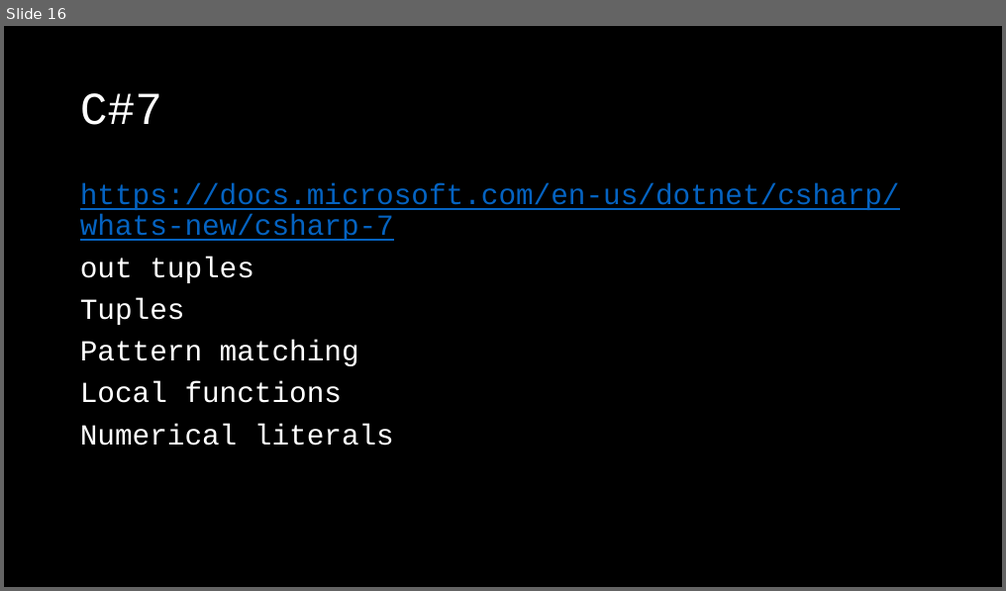
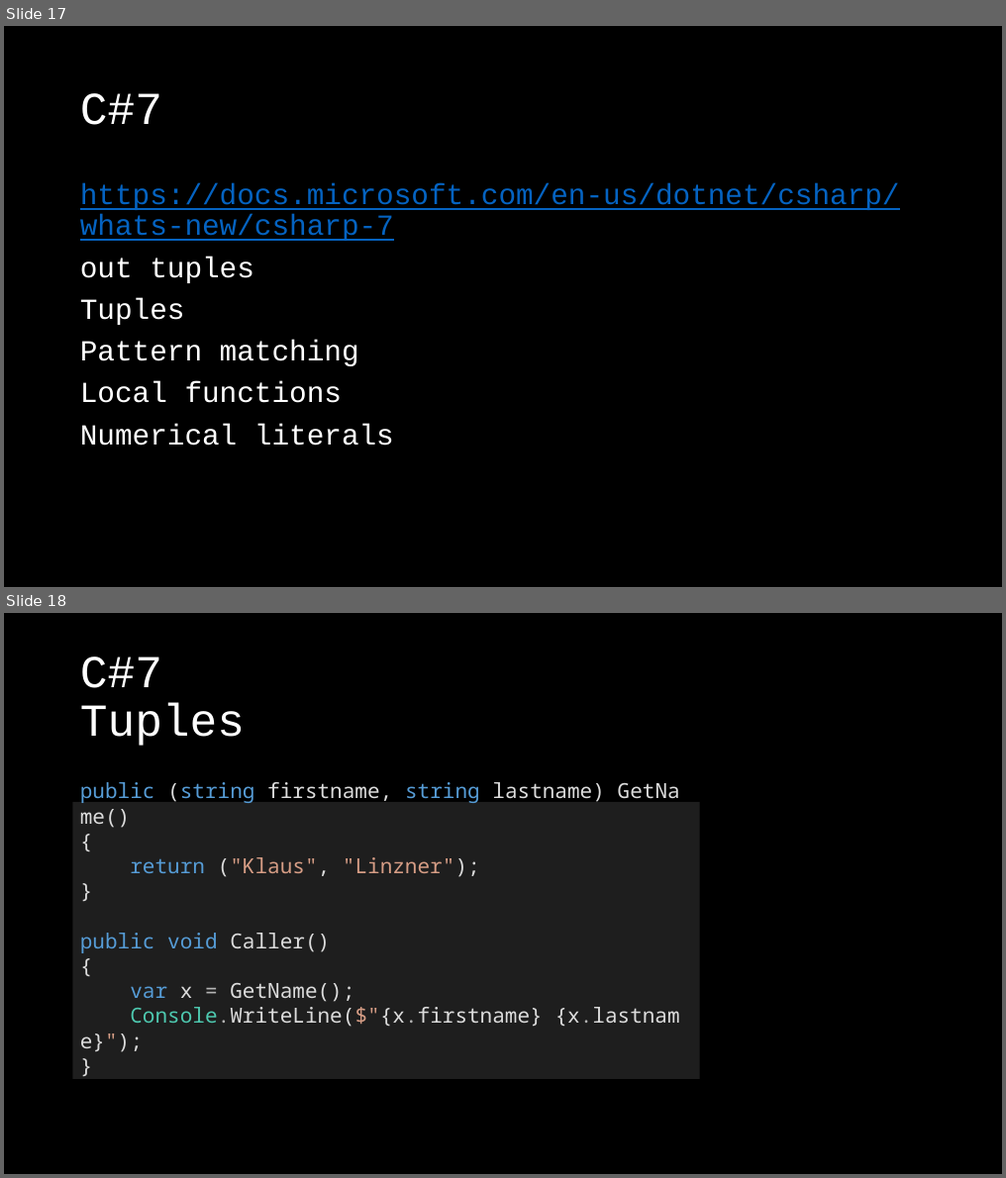
Before and after one commit to KlausLinzner/CSTrainings, a slide deck: WhatsNew.pptx. Shown one above the other, each under a label of ours: slide 16 before the commit, slides 17 and 18 after it. The pictures are 1006x591 and 1006x1178 pixels, drawn with LibreOffice and Linux fonts; fonts in the diff are those of the drawing; background and template pictures are left out. Boxes give left, top, right and bottom in pixels: in the first picture for what was removed or moved away, otherwise in the second. Text is boxed around its words. In the diff, an @@ line names an element or a change of style, - is before the commit and + after.

```diff
--- a/WhatsNew.pptx
+++ b/WhatsNew.pptx
@@ slide 18 added at [4, 613, 1002, 1174], background picture (left out) @@
@@ title added at [80, 657, 245, 746], 44 pt, text #FFFFFF @@
+C#7
+Tuples
@@ text added at [73, 798, 700, 1082], fill #1E1E1E, 20 pt, text #DCDCDC @@
+public (string firstname, string lastname) GetName()
+{
+return ("Klaus", "Linzner");
+}
+public void Caller()
+{
+var x = GetName();
+Console.WriteLine($"{x.firstname} {x.lastname}");
+}
@@ what was slide 16 is now slide 17 @@
```
Also in this commit, not shown: 10 other slides added, 2 other files.
